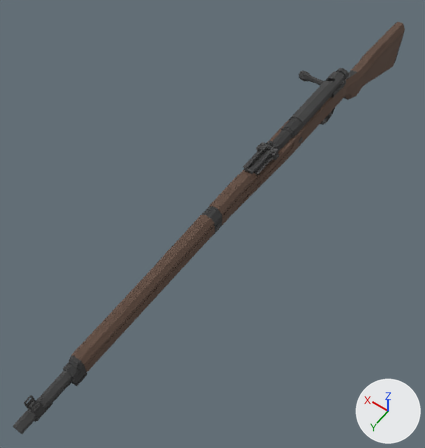
The glTF model assets/models/weapons/guns/arisaka-type-99/model.glb, before and after one commit.
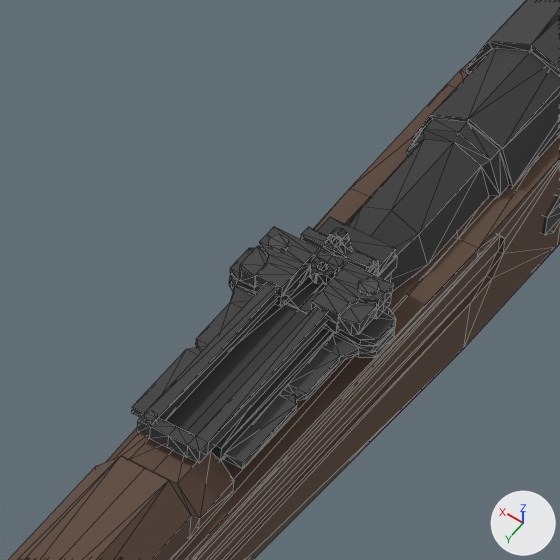
Each version is shown whole from a camera (50 mm lens) standing at (-0.33, 0.619, 0.772) and looking at (0.044, 0.095, -0.051), then close up on the part from 53% to 71% of the width and 25% to 42% of the height. Lighting does not change. The marker at lower right points along +X, +Y and +Z. The older version's two pictures come first. The close-ups show mesh edges as thin lines. Vertices at exactly the same position are counted once.

Script lines for the objects in view, before the commit:
```python
me_arisaka_type_99 = bpy.data.meshes.new('arisaka-type-99')
me_arisaka_type_99.from_pydata(...)  # 1913 vertices, 3577 faces; spans x -0.02..0.065, y -0.559..0.559, z -0.091..0.091
# faces by material slot: [654, 1513, 80, 588, 188, 554]
me_arisaka_type_99.materials.append(mat_material_005)  # dark grey #444444
me_arisaka_type_99.materials.append(mat_material_013)  # dark grey #3c3c3c
me_arisaka_type_99.materials.append(mat_material_008)  # dark grey #4e4e4e
me_arisaka_type_99.materials.append(mat_material_007)  # dark grey #434343
me_arisaka_type_99.materials.append(mat_material_004)  # dark grey #474646
me_arisaka_type_99.materials.append(mat_material)  # brown #604b40
ob_arisaka_type_99 = bpy.data.objects.new('arisaka-type-99', me_arisaka_type_99)
ob_arisaka_type_99.location = (0.0, 0.0, 0.0)
```
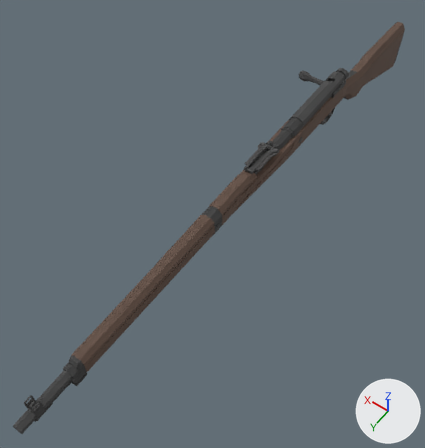
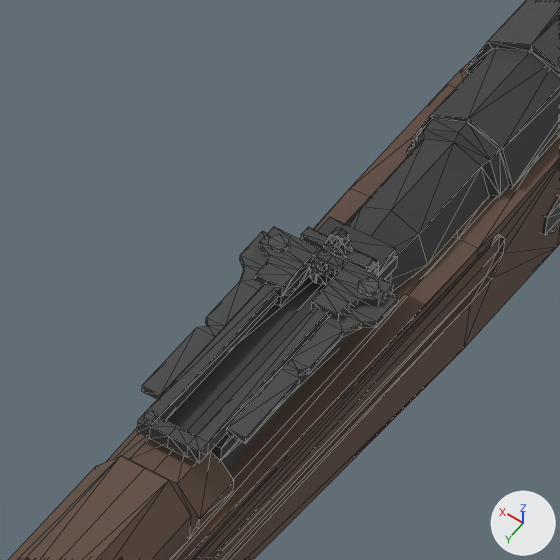
Where the newer file only moved an object's origin or applied its transform, the numbers keep the older frame.

The change in detail:
me_arisaka_type_99 is used by ob_arisaka_type_99; location (0.0, 0.0, 0.0).
me_arisaka_type_99 had 1913 vertices, 3577 faces and spanned x -0.02..0.065, y -0.559..0.559, z -0.091..0.091.
me_arisaka_type_99 now has 1845 vertices, 3457 faces and spans x -0.018..0.065, y -0.559..0.559, z -0.091..0.091.
me_arisaka_type_99 part 1: the loose piece of 32 vertices spanning x 0.01..0.019, y -0.004..0.052, z 0.075..0.077 is moved by (-0.001, -0.002, 0.006).
me_arisaka_type_99 part 2: the loose piece of 32 vertices spanning x -0.019..-0.01, y -0.004..0.052, z 0.075..0.077 is moved by (0.001, -0.002, 0.006).
me_arisaka_type_99 part 3: the loose piece of 20 vertices spanning x -0.02..0.02, y -0.006..0.006, z 0.077..0.079 is deleted.
me_arisaka_type_99 part 4: the loose piece of 20 vertices spanning x -0.02..0.02, y -0.006..0.006, z 0.073..0.075 is deleted.
me_arisaka_type_99 part 5: the loose piece of 14 vertices spanning x -0.016..-0.011, y -0.001..0.008, z 0.08..0.084 is deleted.
me_arisaka_type_99 part 6: the loose piece of 14 vertices spanning x 0.011..0.016, y -0.001..0.008, z 0.08..0.084 is deleted.

Boxes (x1, y1, x2, y2) around the edits, measured in the close-ups (560 x 560 px; the box of a moved part takes in the faces that stretch with it):
part 1 of me_arisaka_type_99, moved or reshaped: before (132, 276, 255, 417); after (142, 231, 267, 399)
part 2 of me_arisaka_type_99, moved or reshaped: before (224, 327, 395, 469); after (226, 293, 399, 444)
part 3 of me_arisaka_type_99, deleted: before (230, 248, 396, 345)
part 4 of me_arisaka_type_99, deleted: before (229, 280, 395, 357)
part 5 of me_arisaka_type_99, deleted: before (337, 302, 377, 335)
part 6 of me_arisaka_type_99, deleted: before (239, 246, 268, 288)
